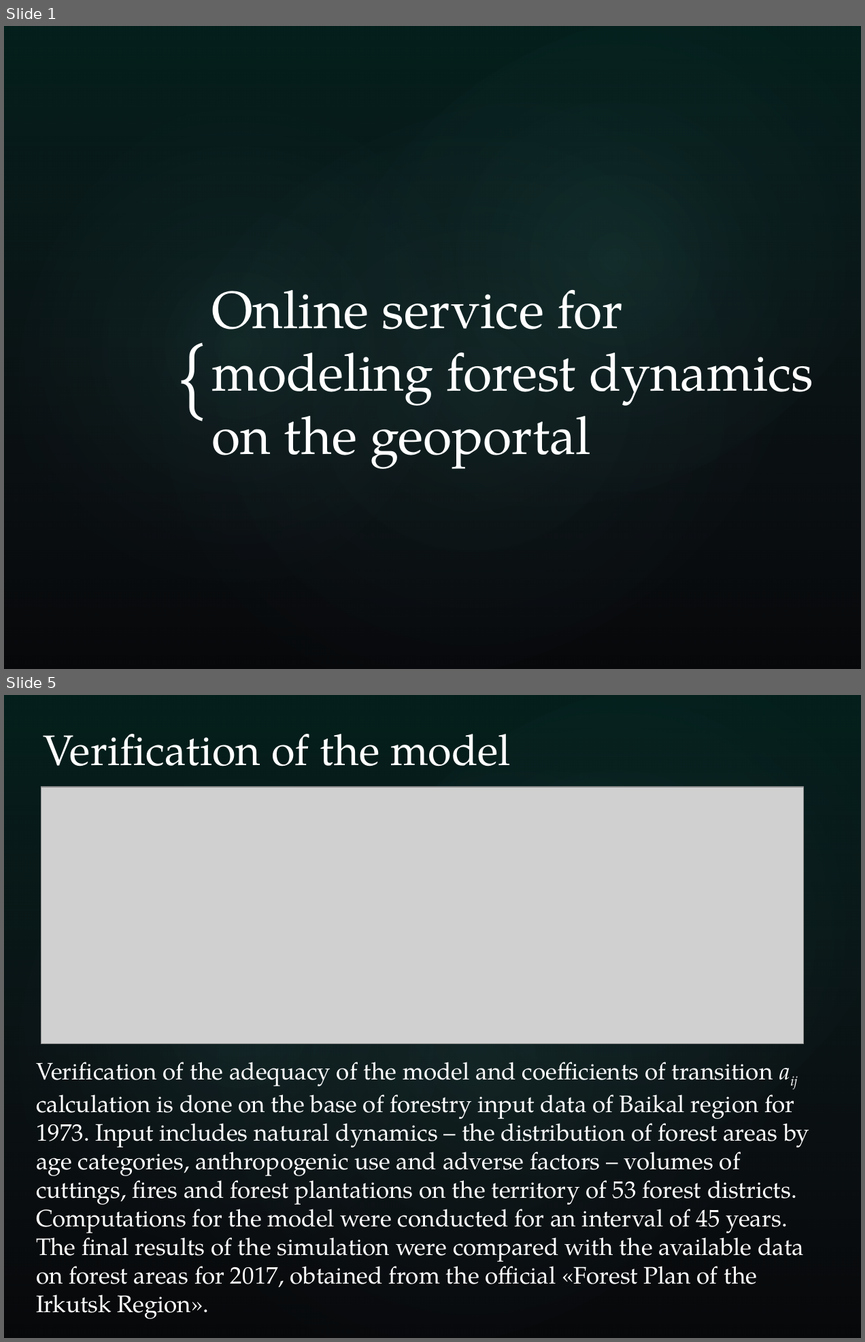
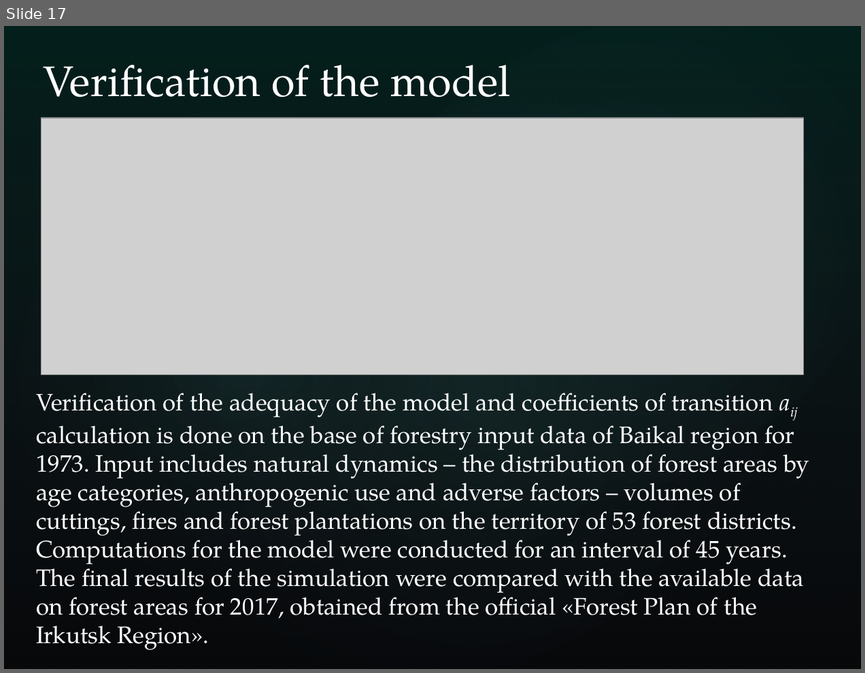
Before and after one commit to eugeneai/pres, a slide deck: china-travel/ready/popova_aiit19.pptx. Shown one above the other, each under a label of ours: slides 1 and 5 before the commit, slide 17 after it; the slides between them are not shown. The pictures are 865x1342 and 865x673 pixels, drawn with LibreOffice and Linux fonts; fonts in the diff are those of the drawing; grey boxes stand for pictures; background and template pictures are left out. Boxes give left, top, right and bottom in pixels: in the first picture for what was removed or moved away, otherwise in the second. Text is boxed around its words. In the diff, an @@ line names an element or a change of style, - is before the commit and + after.

```diff
--- a/china-travel/ready/popova_aiit19.pptx
+++ b/china-travel/ready/popova_aiit19.pptx
@@ slide 1 removed at box(4, 26, 861, 669), background picture (left out); not listed: 4 template elements that a slide beside it also shows @@
@@ title removed at box(211, 290, 813, 469) @@
-Online service for modeling forest dynamics on the geoportal
@@ text removed at box(175, 322, 218, 419) @@
-{
@@ what was slide 5 is now slide 17 @@
```
Also in this commit, not shown: 5 slides changed, 14 slides added, 8 other files.
